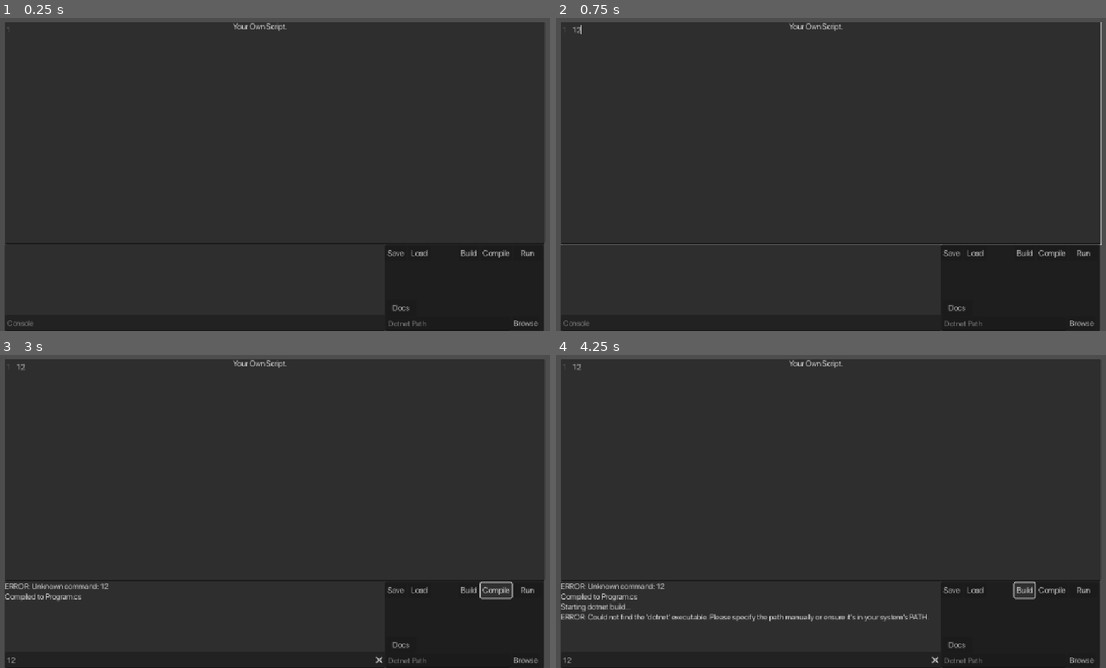
Above: before the commit, frames 1-4 (two rows, left to right).
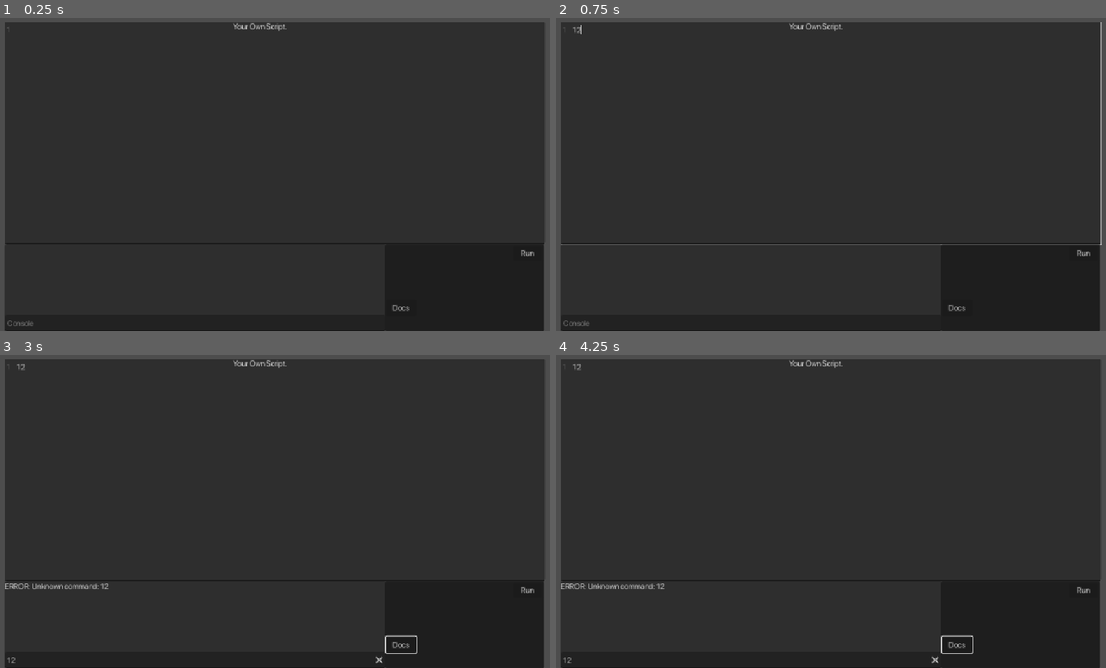
Above: after the commit, the same moments.

Repository: explysm/Your-Own-Script
Game: Godot game, scene res://scenes/MainScene.tscn
Same seed, same stepped clock (60 frames per second), same inputs: the game is played once before the commit and once after it.
Inputs (mouse positions are in pixels of both pictures, inside the frame that each line leads up to):
- Up to frame 1 (0.25 s): no input
- Up to frame 2 (0.75 s): click (831, 133) at 0.52 s; type "12" at 0.6 s
- Up to frame 3 (3 s): click (192, 658) at 0.75 s; type "12" at 0.83 s; click "Run" at 1.25 s; click "Docs" at 2 s; click (495, 589) at 2.75 s, where only the run before the commit has a clickable "Compile"
- Up to frame 4 (4.25 s): click (1023, 589) at 3.5 s, where only the run before the commit has a clickable "Build"

The runs differ from the first frame. In frame 1, 0.3% of the frame differs, in the area x 70-98%, y 74-99%; in frame 2, 0.3%; in frame 3, 0.6%; in frame 4, 1.3%, in the area x 0-98%, y 72-99%.

Commit message:
changed a bit

Diff:
--- a/your-own-script-app/scenes/MainScene.tscn
+++ b/your-own-script-app/scenes/MainScene.tscn
@@ -85,6 +85,7 @@
 offset_bottom = 648.0
 
 [node name="LoadButton" type="Button" parent="."]
+visible = false
 layout_mode = 0
 offset_left = 849.0
 offset_top = 473.0
@@ -93,6 +94,7 @@
 text = "Load"
 
 [node name="SaveButton" type="Button" parent="."]
+visible = false
 layout_mode = 0
 offset_left = 802.0
 offset_top = 473.0
@@ -109,6 +111,7 @@
 text = "Run"
 
 [node name="CompileButton" type="Button" parent="."]
+visible = false
 layout_mode = 0
 offset_left = 997.0
 offset_top = 473.0
@@ -117,6 +120,7 @@
 text = "Compile"
 
 [node name="BuildButton" type="Button" parent="."]
+visible = false
 layout_mode = 0
 offset_left = 952.0
 offset_top = 473.0
@@ -125,6 +129,7 @@
 text = "Build"
 
 [node name="BrowseButton" type="Button" parent="."]
+visible = false
 layout_mode = 0
 offset_left = 1060.0
 offset_top = 617.0
@@ -133,6 +138,7 @@
 text = "Browse"
 
 [node name="DotNetPathInput" type="LineEdit" parent="."]
+visible = false
 layout_mode = 0
 offset_left = 804.0
 offset_top = 618.0
Not shown, changed: your-own-script-app/export_presets.cfg
